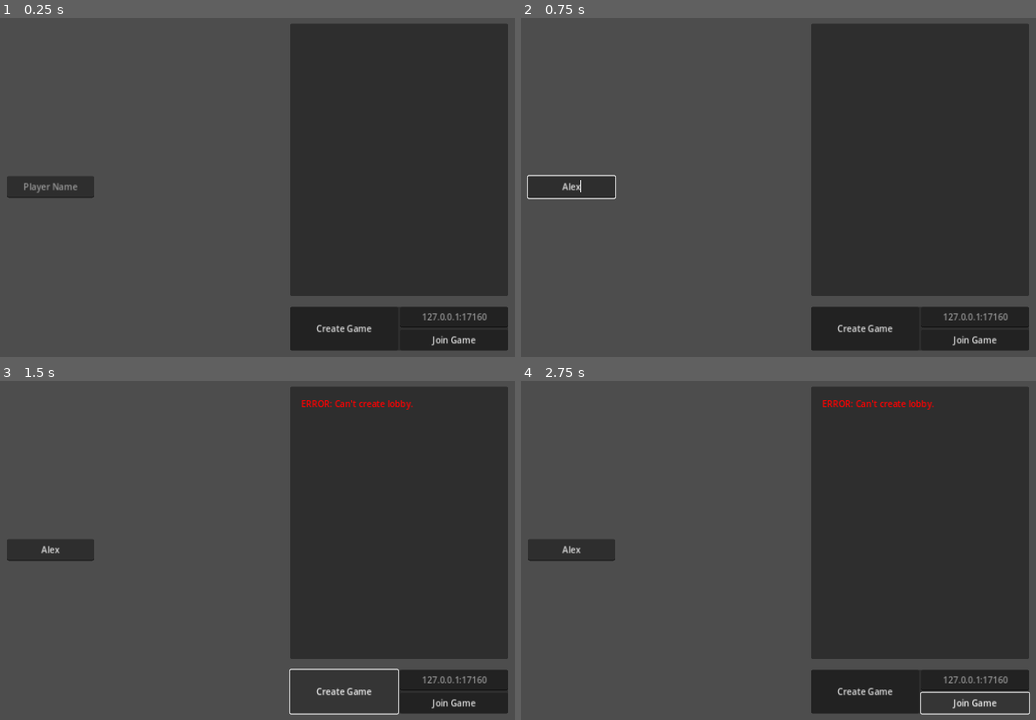
Above: before the commit, frames 1-4 (two rows, left to right).
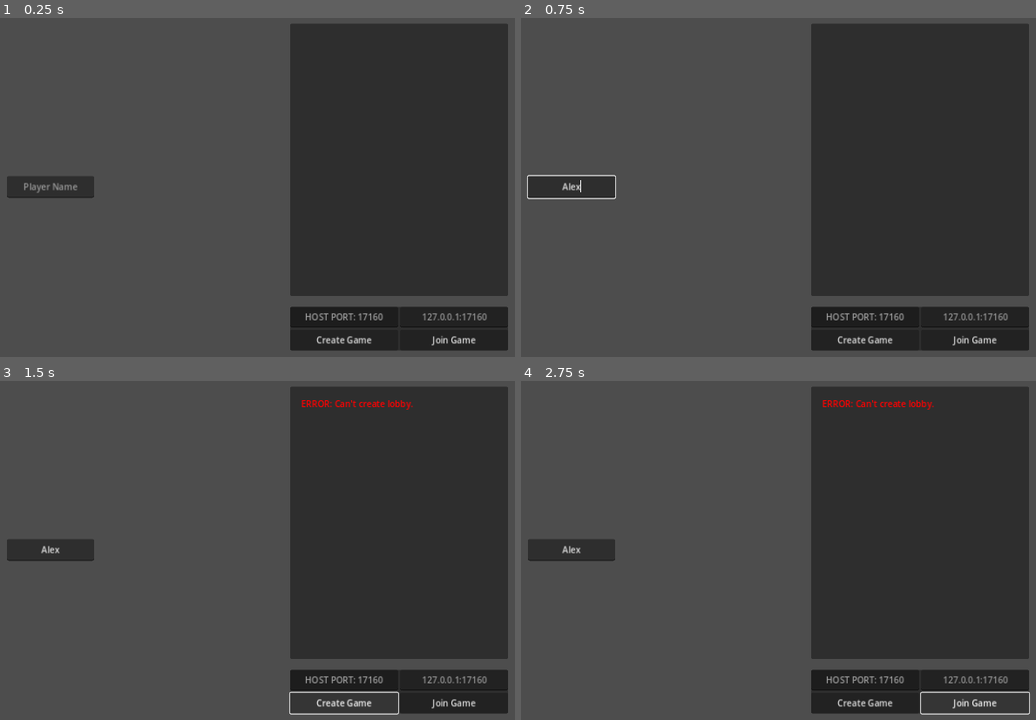
Above: after the commit, the same moments.

Repository: rwilson02/Poker-Party
Game: Godot game, scene res://scenes/Main.tscn
Two runs of this game, one before a commit and one after it. Both use one fixed random seed, a clock stepped at 60 frames per second and the inputs below.
Inputs (mouse positions are in pixels of both pictures, inside the frame that each line leads up to):
- Up to frame 1 (0.25 s): no input
- Up to frame 2 (0.75 s): click (572, 187) at 0.52 s; type "Alex" at 0.6 s
- Up to frame 3 (1.5 s): click "Create Game" at 1.25 s
- Up to frame 4 (2.75 s): click "Join Game" at 2 s

The runs differ from the first frame. In frame 1, 0.5% of the frame differs, in the area x 59-75%, y 87-97%; in frame 2, 0.5%; in frame 3, 0.7%, in the area x 56-78%, y 84-97%; in frame 4, 0.5%.

Commit message:
making port hosting not suck

Diff:
--- a/scenes/Lobby.tscn
+++ b/scenes/Lobby.tscn
@@ -1,6 +1,8 @@
-[gd_scene load_steps=2 format=3 uid="uid://3qprhn0jes4i"]
+[gd_scene load_steps=3 format=3 uid="uid://3qprhn0jes4i"]
 
 [ext_resource type="Script" path="res://scripts/lobby.gd" id="1_vmmqq"]
+
+[sub_resource type="CompressedTexture2D" id="CompressedTexture2D_br66n"]
 
 [node name="Lobby" type="Control"]
 layout_mode = 3
@@ -259,23 +261,39 @@
 grow_horizontal = 2
 grow_vertical = 2
 
-[node name="Create" type="Button" parent="LobbyControls/Control/PreGame"]
-layout_mode = 2
-size_flags_horizontal = 3
+[node name="Hosting" type="VBoxContainer" parent="LobbyControls/Control/PreGame"]
+layout_mode = 2
+size_flags_horizontal = 3
+
+[node name="SpinBox" type="SpinBox" parent="LobbyControls/Control/PreGame/Hosting"]
+modulate = Color(0.709804, 0.709804, 0.709804, 1)
+layout_mode = 2
+size_flags_vertical = 3
+theme_override_icons/updown = SubResource("CompressedTexture2D_br66n")
+min_value = 1000.0
+max_value = 65535.0
+value = 17160.0
+alignment = 1
+prefix = "HOST PORT:"
+
+[node name="Create" type="Button" parent="LobbyControls/Control/PreGame/Hosting"]
+layout_mode = 2
+size_flags_horizontal = 3
+size_flags_vertical = 3
 text = "Create Game"
 
-[node name="VBoxContainer" type="VBoxContainer" parent="LobbyControls/Control/PreGame"]
-layout_mode = 2
-size_flags_horizontal = 3
-
-[node name="Address" type="LineEdit" parent="LobbyControls/Control/PreGame/VBoxContainer"]
+[node name="Joining" type="VBoxContainer" parent="LobbyControls/Control/PreGame"]
+layout_mode = 2
+size_flags_horizontal = 3
+
+[node name="Address" type="LineEdit" parent="LobbyControls/Control/PreGame/Joining"]
 layout_mode = 2
 size_flags_vertical = 3
 placeholder_text = "127.0.0.1:17160"
 alignment = 1
 context_menu_enabled = false
 
-[node name="Join" type="Button" parent="LobbyControls/Control/PreGame/VBoxContainer"]
+[node name="Join" type="Button" parent="LobbyControls/Control/PreGame/Joining"]
 layout_mode = 2
 size_flags_vertical = 3
 text = "Join Game"
@@ -330,7 +348,7 @@
 [node name="Timer" type="Timer" parent="."]
 one_shot = true
 
-[connection signal="pressed" from="LobbyControls/Control/PreGame/Create" to="." method="create_game"]
-[connection signal="pressed" from="LobbyControls/Control/PreGame/VBoxContainer/Join" to="." method="on_join_button"]
+[connection signal="pressed" from="LobbyControls/Control/PreGame/Hosting/Create" to="." method="create_game"]
+[connection signal="pressed" from="LobbyControls/Control/PreGame/Joining/Join" to="." method="on_join_button"]
 [connection signal="pressed" from="LobbyControls/Control/InGame/StartButton" to="." method="on_start_button"]
 [connection signal="pressed" from="LobbyControls/Control/InGame/CancelButton" to="." method="on_cancel_button"]
--- a/scripts/lobby.gd
+++ b/scripts/lobby.gd
@@ -1,7 +1,8 @@
 extends Node
 
 @onready var player_display = $LobbyControls/LobbyMenu/Players/RichTextLabel
-@onready var address_bar = $LobbyControls/Control/PreGame/VBoxContainer/Address
+@onready var address_bar = $LobbyControls/Control/PreGame/Joining/Address
+@onready var port_input = $LobbyControls/Control/PreGame/Hosting/SpinBox
 @onready var options = $LobbyControls/LobbyMenu/Options/ScrollContainer/VBoxContainer
 @onready var lobby_controls = $LobbyControls/Control/PreGame
 @onready var start_controls = $LobbyControls/Control/InGame
@@ -44,10 +45,7 @@
 	if not name_input.text.is_empty():
 		Netgame.player_info["name"] = name_input.text
 
-	var port = ""
-	if ":" in address_bar.text:
-		port = address_bar.text.get_slice(":",1)
-
+	var port = port_input.value
 	var error = Netgame.create_game(port)
 	if not error:
 		name_input.editable = false
--- a/scripts/netgame.gd
+++ b/scripts/netgame.gd
@@ -47,12 +47,14 @@
 	multiplayer.multiplayer_peer = peer
 
 func create_game(port = ""):
-	if port.is_empty():
+	if typeof(port) == TYPE_STRING:
+		port = DEFAULT_PORT if port.is_empty() else int(port)
+	elif typeof(port) != TYPE_INT:
 		port = DEFAULT_PORT
 
 	var peer = ENetMultiplayerPeer.new()
 #	var peer = WebRTCMultiplayerPeer.new()
-	var error = peer.create_server(int(port), MAX_CONNECTIONS)
+	var error = peer.create_server(port, MAX_CONNECTIONS)
 #	var error = peer.create_server()
 	if error: return error
 	multiplayer.multiplayer_peer = peer
